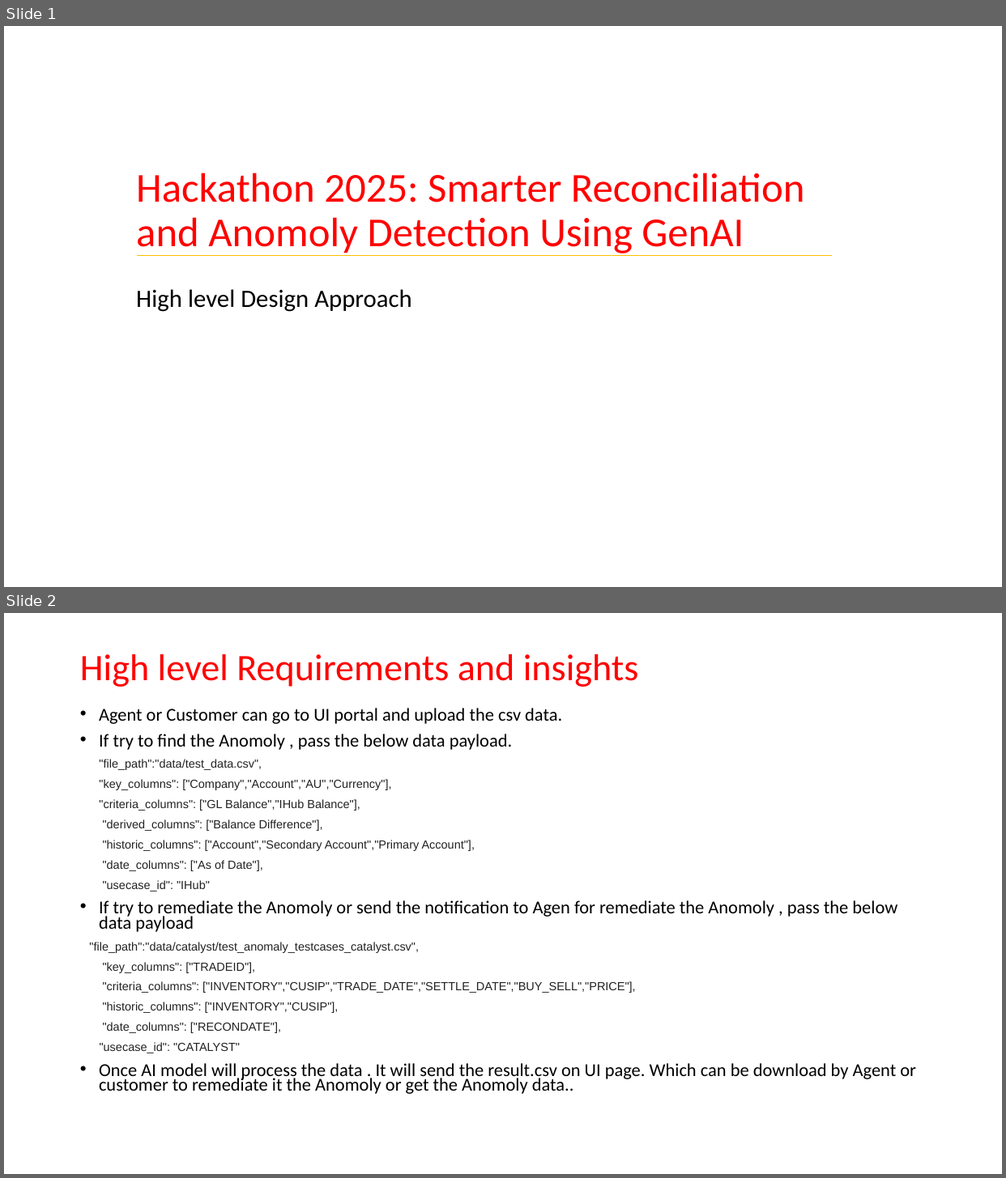
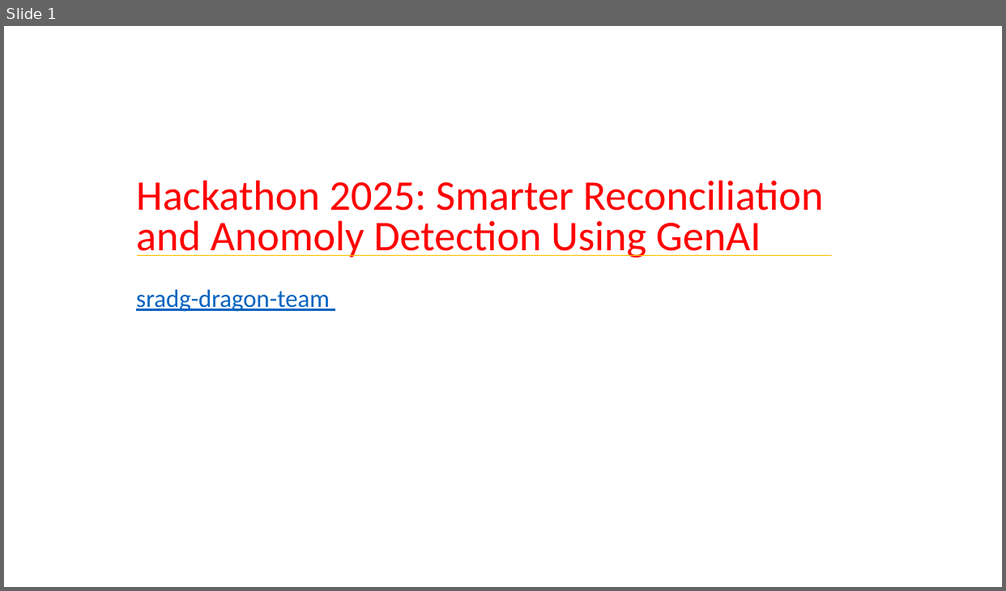
Before and after one commit to ewfx/sradg-dragon-team, a slide deck: artifacts/arch/Design_Approach_Smarter Reconcillation and Anomoly Detection Using GenAI_V1.1.pptx. Shown one above the other, each under a label of ours: slides 1 and 2 before the commit, slide 1 after it. The pictures are 1006x1178 and 1006x591 pixels, drawn with LibreOffice and Linux fonts; fonts in the diff are those of the drawing. Boxes give left, top, right and bottom in pixels: in the first picture for what was removed or moved away, otherwise in the second. Text is boxed around its words. In the diff, an @@ line names an element or a change of style, - is before the commit and + after.

Commit message:
added ppt for smart reconciliation and anomaly detection system

```diff
--- a/artifacts/arch/Design_Approach_Smarter Reconcillation and Anomoly Detection Using GenAI_V1.1.pptx
+++ b/artifacts/arch/Design_Approach_Smarter Reconcillation and Anomoly Detection Using GenAI_V1.1.pptx
@@ slide 2 removed at (4, 613, 1002, 1174), background #FFFFFF @@
@@ title removed at (80, 654, 639, 687) @@
-High level Requirements and insights
@@ text removed at (89, 708, 916, 1094) @@
-• Agent or Customer can go to UI portal and upload the csv data.
-• If try to find the Anomoly , pass the below data payload.
-"file_path":"data/test_data.csv",
-"key_columns": ["Company","Account","AU","Currency"],
-"criteria_columns": ["GL Balance","IHub Balance"],
-"derived_columns": ["Balance Difference"],
-"historic_columns": ["Account","Secondary Account","Primary Account"],
-"date_columns": ["As of Date"],
-"usecase_id": "IHub"
-• If try to remediate the Anomoly or send the notification to Agen for remediate the Anomoly , pass the below data payload
-"file_path":"data/catalyst/test_anomaly_testcases_catalyst.csv",
-"key_columns": ["TRADEID"],
-"criteria_columns": ["INVENTORY","CUSIP","TRADE_DATE","SETTLE_DATE","BUY_SELL","PRICE"],
-"historic_columns": ["INVENTORY","CUSIP"],
-"date_columns": ["RECONDATE"],
-"usecase_id": "CATALYST"
-• Once AI model will process the data . It will send the result.csv on UI page. Which can be download by Agent or customer to remediate it the Anomoly or get the Anomoly data..
@@ slide 1 changed as well @@
@@ title "Hackathon 2025: Smarter Reconciliation and ..." at (136, 180, 823, 258): size 39.6 to 40.7 pt; line spacing 0.9 to 0.8 @@
@@ subtitle at (136, 289, 330, 312): text changed; text colour #000000 to #0563C1 @@
-High level Design Approach
+sradg-dragon-team
```
Also in this commit, not shown: 1 other slide changed, 4 slides added, 2 other slides removed, 1 other file.
